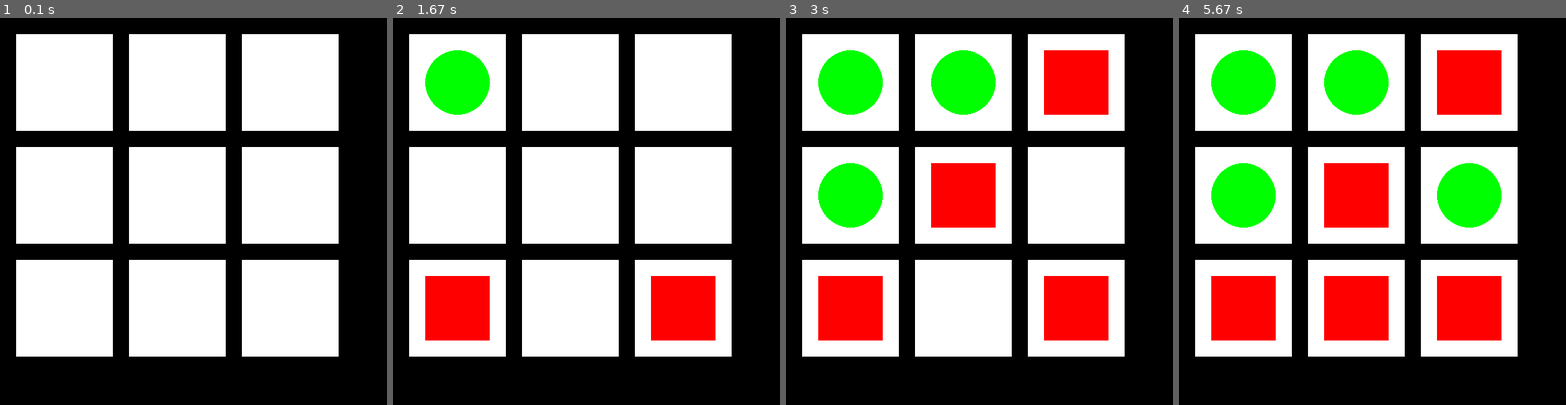
Above: before the commit, frames 1-4 (left to right).
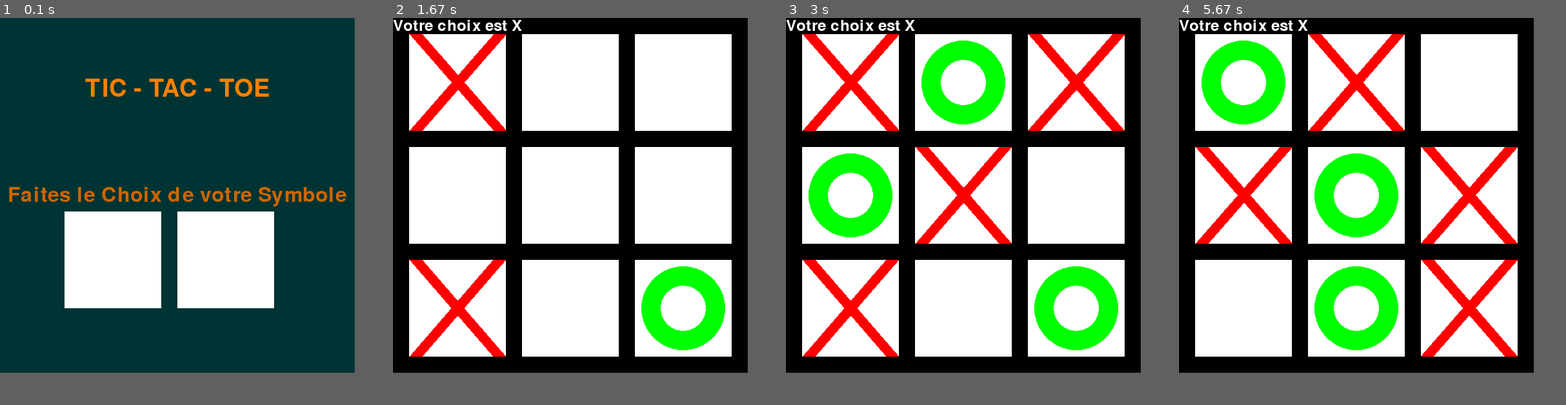
Above: after the commit, the same moments.

Repository: josue-lubaki/game-tic-tac-toe
Game: pygame game, started from main.py
Two runs of this game, one before a commit and one after it. Both use one fixed random seed, a clock stepped at 60 frames per second and the inputs below.
Inputs (mouse positions are in pixels of both pictures, inside the frame that each line leads up to):
- Up to frame 1 (0.1 s): no input
- Up to frame 2 (1.67 s): press the mouse at (505, 257) at 0.37 s; move the mouse to (482, 269) at 0.47 s; release the mouse at (458, 277) at 0.6 s; press the mouse at (683, 308) at 0.7 s; move the mouse to (567, 211) at 0.8 s; release the mouse at (451, 110) at 0.93 s; press the mouse at (571, 196) at 1.03 s; move the mouse to (636, 261) at 1.13 s; release the mouse at (702, 327) at 1.27 s; press the mouse at (458, 83) at 1.37 s; move the mouse to (474, 196) at 1.47 s; release the mouse at (493, 312) at 1.6 s
- Up to frame 3 (3 s): press the mouse at (964, 83) at 1.7 s; move the mouse to (898, 134) at 1.8 s; release the mouse at (832, 184) at 1.93 s; press the mouse at (851, 308) at 2.03 s; move the mouse to (971, 184) at 2.13 s; release the mouse at (1095, 60) at 2.27 s; press the mouse at (1076, 83) at 2.37 s; move the mouse to (1010, 72) at 2.47 s; release the mouse at (948, 64) at 2.6 s; press the mouse at (964, 308) at 2.7 s; move the mouse to (948, 269) at 2.8 s; release the mouse at (933, 230) at 2.93 s
- Up to frame 4 (5.67 s): tap Enter at 3 s; press the mouse at (1469, 83) at 3.37 s; move the mouse to (1461, 153) at 3.47 s; release the mouse at (1449, 226) at 3.6 s; press the mouse at (1469, 308) at 3.7 s; move the mouse to (1395, 304) at 3.8 s; release the mouse at (1318, 300) at 3.93 s; press the mouse at (1357, 196) at 4.03 s; move the mouse to (1291, 211) at 4.13 s; release the mouse at (1225, 230) at 4.27 s; click (1244, 83) at 4.38 s; press the mouse at (1357, 83) at 4.7 s; move the mouse to (1422, 188) at 4.8 s; release the mouse at (1488, 296) at 4.93 s; press the mouse at (1244, 83) at 5.03 s; move the mouse to (1298, 153) at 5.13 s; release the mouse at (1357, 226) at 5.27 s; click (1403, 114) at 5.38 s
In our replay, the window is 600x600 before the commit and 550x550 after it. These sizes can differ from the game's own. Grey fills any space a smaller window leaves; there, only what the larger window draws over its background counts as a difference.

The runs differ from the first frame. In frame 1, 75% of the frame differs, in the area x 0-92%, y 0-92%; in frame 2, 9.4%; in frame 3, 19%; in frame 4, 27%.

Commit message:
Version_4

Diff:
--- a/Fonctional.py
+++ b/Fonctional.py
@@ -18,10 +18,7 @@
     switch = True
     return [switch,r1,r2,r3,r4,r5,r6,r7,r8,r9,termine]
 
-def init_case():
-    #boucle jusqu'à ce que l'utilisateur décide de fermer la fenêtre
-    termine = False
-    switch = True
+def initialiser_case():
     c1 = True
     c2 = True
     c3 = True
--- a/main.py
+++ b/main.py
@@ -1,149 +1,248 @@
 import pygame
 from Fonctional import *
+
 pygame.init()
 
+# define the RGB value for white,
+#  green, blue colour .
+blue = (0, 0, 128)
 noir = (0, 0 ,0)
 blanc = (255, 255, 255)
 vert =  (0, 255, 0)
 rouge = (255, 0, 0)
-
-Taille =[600, 600]
-fenetre = pygame.display.set_mode(Taille)
-
-#Titre and Icon
-pygame.display.set_caption('TIC TAC TOE')
-icon = pygame.image.load('tic-tac-toe_32.png')
+rouge_sombre = (153,0,0)
+blue_sombre = (0,51,51)
+orange_sombre = (204,102,0)
+orange_claire = (255,128,0)
+
+# assigning values to X and Y variable
+X = 550
+Y = 550
+
+# create the display surface object
+# of specific dimension..e(X, Y).
+fenetre = pygame.display.set_mode((X,Y))
+display_surface = pygame.display.set_mode((X, Y ))
+
+# set the pygame window name
+pygame.display.set_caption('TIC-TAC-TOE')
+icon = pygame.image.load("tic-tac-toe_32.png")
 pygame.display.set_icon(icon)
 
-# initial est une list qui retourne 9 rectangle, switch et la variable "termine"
-initial = init_variable(pygame,fenetre,blanc)
-# initialisation de case vide
-case = init_case()
+# create a font object.
+# 1st parameter is the font file
+# which is present in pygame.
+# 2nd parameter is size of the font
+font_titre = pygame.font.Font('freesansbold.ttf', 38)
+font = pygame.font.Font('freesansbold.ttf', 32)
+font_info = pygame.font.Font('freesansbold.ttf', 24)
+
+# create a text suface object,
+# on which text is drawn on it.
+text = font_titre.render('TIC - TAC - TOE', True, orange_claire)
+text_2 = font.render('Faites le Choix de votre Symbole', True, orange_sombre)
+
+# create a rectangular object for the
+# text surface object
+textRect = text.get_rect()
+textRect_2 = text_2.get_rect()
 
 #attention a C de Clock
 horloge = pygame.time.Clock()
 
-# initial[10] correspond à la variable "termine"
-while initial[10] == False:
-    #pygame.event.get() est un list
+# set the center of the rectangular object.
+textRect.center = (X // 2, Y // 5)
+textRect_2.center = (X // 2, Y // 2)
+
+fin = False
+choixUser = "Y"
+
+# LOGIQUE DU MENU DU JEU
+while fin == False:
+
+    # completely fill the surface object
+    # with white color
+    display_surface.fill(blue_sombre)
+    # Creation de deux cases pour le choix du symbole
+    rec_1 = pygame.draw.rect(display_surface, blanc, (100,300,150,150))
+    rec_2 = pygame.draw.rect(display_surface, blanc, (275,300,150,150))
+
+    # copying the text surface object
+    # to the display surface object
+    # at the center coordinate.
+    display_surface.blit(text, textRect)
+    display_surface.blit(text_2, textRect_2)
+
+    # iterate over the list of Event objects
+    # that was returned by pygame.event.get() method.
+    for event in pygame.event.get() :
+        # if event object type is QUIT
+        # then quitting the pygame
+        # and program both.
+        if event.type == pygame.QUIT :
+            fin = True
+        if event.type == pygame.MOUSEBUTTONUP:
+            pos = pygame.mouse.get_pos()
+            print(pos)
+            if rec_1.collidepoint(pos):
+                choixUser = "X"
+            elif rec_2.collidepoint(pos):
+                choixUser = "O"
+            else:
+                choixUser = "X [default]"
+                fin = False
+            # Deplacer les cases de choix vers l'origine (0,0)
+            if choixUser == "X" or choixUser == "O":
+                rec_1 = pygame.draw.rect(display_surface, blanc, (0,0,0,0))
+                rec_2 = pygame.draw.rect(display_surface, blanc, (0,0,0,0))
+                fin = True
+            else:
+                fin = False
+    pygame.display.update()
+
+# CHECKER LE CHOIX DU USER (code ici) ♠
+if fin == True:
+    # Coder ici | Quand tout va bien
+    pass
+if(fin == True and choixUser == "X [default]"):
+    # Coder ici | User veut partir | text de confirmation
+    pass
+
+# Création de la fenetre de Jeu
+fenetre = pygame.display.set_mode((X,Y))
+# Initialisation des variables pour le jeu
+case = initialiser_case()
+rec = init_variable(pygame, fenetre, blanc)
+
+is_running = True
+while is_running == True:
     for event in pygame.event.get():
         if ( event.type == pygame.QUIT or (event.type == pygame.KEYDOWN and
         event.key == pygame.K_q)):
-            #true monte whie met termine = True, et attend pour 20 second
-            initial[10] = True
+            # Quitter le jeu sur QUIT [X] ou la touche "Q"
+            is_running = False
 
         #redémarrage du jeu
-        if event.type == pygame.KEYDOWN:
-            if event.key == pygame.K_RETURN:
-                # Reinitialiser les rectangles et le switch
-                initial[0:9]
-
-
-    #LOGIQUE CEST ICI
+        if (event.type == pygame.KEYDOWN and event.key == pygame.K_RETURN):
+            # Reinitialiser les rectangles et les cases disponibles
+            rec = init_variable(pygame,fenetre,blanc)
+            case = initialiser_case()
+
+        # Affichage du choix de l'Utilisateur
+        texte = font_info.render('Votre choix est '+ choixUser,True,blanc,(0,0,0))
+        # create a rectangular object for the
+        # text surface object
+        textRect = texte.get_rect()
+        # copying the text surface object
+        # to the display surface object
+        fenetre.blit(texte, textRect)
+
+    #LOGIQUE DU JEU
         if event.type == pygame.MOUSEBUTTONUP:
             pos = pygame.mouse.get_pos()
             print(pos)
 
-            if initial[1].collidepoint(pos) and case[1]:
-                if initial[0] == True :
-                    pygame.draw.rect(fenetre, rouge, (50, 50, 100,100))
-                    initial[0] = False
+            # rec[0] correspond au rect_circle_switch
+            # rec[1] à rec[9] correspondent aux rectangles
+            if rec[1].collidepoint(pos) and case[1]:
+                if rec[0] == True :
+                    pygame.draw.line(fenetre, rouge,[35,25],[165,174], 20)
+                    pygame.draw.line(fenetre, rouge,[165,25],[35,174], 20)
+                    rec[0] = False
                 else:
                      # (100,100) le centre du circle, 50 rayon )
-                    pygame.draw.circle(fenetre, vert, (100,100), 50)
-                    initial[0] = True
+                    pygame.draw.ellipse(fenetre, vert, [35,35,130,130], 30)
+                    rec[0] = True
                 case[1] = False
 
-            if initial[2].collidepoint(pos) and case[2]:
-                if initial[0] == True :
-                    pygame.draw.rect(fenetre, rouge, (225, 50, 100,100))
-                    initial[0] = False
+            if rec[2].collidepoint(pos) and case[2]:
+                if rec[0] == True :
+                    pygame.draw.line(fenetre, rouge,[210,25],[339,174], 20)
+                    pygame.draw.line(fenetre, rouge,[339,25],[210,174], 20)
+                    rec[0] = False
                 else:
                     # on ajoute 100 + 175 =275
-                    pygame.draw.circle(fenetre, vert, (275,100), 50)
-                    initial[0] = True
+                    pygame.draw.ellipse(fenetre, vert, [210,35,130,130], 30)
+                    rec[0] = True
 
                 case[2] = False
 
-            if initial[3].collidepoint(pos) and case[3] :
-                if initial[0] == True :
-                    pygame.draw.rect(fenetre, rouge, (400, 50, 100,100))
-                    initial[0] = False
-                else:
-
-                    pygame.draw.circle(fenetre, vert, (450,100), 50)
-                    initial[0] = True
+            if rec[3].collidepoint(pos) and case[3] :
+                if rec[0] == True :
+                    pygame.draw.line(fenetre, rouge,[385,25],[514,174], 20)
+                    pygame.draw.line(fenetre, rouge,[515,25],[384,174], 20)
+                    rec[0] = False
+                else:
+                    pygame.draw.ellipse(fenetre, vert, [385,35,130,130], 30)
+                    rec[0] = True
                 case[3] = False
 
-            if initial[4].collidepoint(pos) and case[4] :
-                if initial[0] == True :
-                    pygame.draw.rect(fenetre, rouge, (50, 225, 100,100))
-                    initial[0] = False
-                else:
-                    pygame.draw.circle(fenetre, vert, (100,275), 50)
-                    initial[0] = True
+            if rec[4].collidepoint(pos) and case[4] :
+                if rec[0] == True :
+                    pygame.draw.line(fenetre, rouge,[35,200],[165,349], 20)
+                    pygame.draw.line(fenetre, rouge,[165,200],[35,349], 20)
+                    rec[0] = False
+                else:
+                    pygame.draw.ellipse(fenetre, vert, [35,210,130,130], 30)
+                    rec[0] = True
 
                 case[4] = False
 
-            if initial[5].collidepoint(pos) and case[5]:
-                if initial[0] == True :
-                    pygame.draw.rect(fenetre, rouge, (225, 225, 100,100))
-                    initial[0] = False
-                else:
-                    pygame.draw.circle(fenetre, vert, (275,275), 50)
-                    initial[0] = True
+            if rec[5].collidepoint(pos) and case[5]:
+                if rec[0] == True :
+                    pygame.draw.line(fenetre, rouge,[210,200],[339,349], 20)
+                    pygame.draw.line(fenetre, rouge,[339,200],[210,349], 20)
+                    rec[0] = False
+                else:
+                    pygame.draw.ellipse(fenetre, vert, [210,210,130,130], 30)
+                    rec[0] = True
 
                 case[5] = False
 
-            if initial[6].collidepoint(pos) and case[6]:
-                if initial[0] == True :
-                    pygame.draw.rect(fenetre, rouge, (400, 225, 100,100))
-                    initial[0] = False
-                else:
-                    pygame.draw.circle(fenetre, vert, (450,275), 50)
-                    initial[0] = True
+            if rec[6].collidepoint(pos) and case[6]:
+                if rec[0] == True :
+                    pygame.draw.line(fenetre, rouge,[385,200],[514,349], 20)
+                    pygame.draw.line(fenetre, rouge,[514,200],[384,349], 20)
+                    rec[0] = False
+                else:
+                    pygame.draw.ellipse(fenetre, vert, [385,210,130,130], 30)
+                    rec[0] = True
 
                 case[6] = False
 
-            if initial[7].collidepoint(pos) and case[7]:
-                if initial[0] == True :
-                        pygame.draw.rect(fenetre, rouge, (50, 400, 100,100))
-                        initial[0] = False
-                else:
-                    pygame.draw.circle(fenetre, vert, (100,450), 50)
-                    initial[0] = True
+            if rec[7].collidepoint(pos) and case[7]:
+                if rec[0] == True :
+                    pygame.draw.line(fenetre, rouge,[35,375],[164,524], 20)
+                    pygame.draw.line(fenetre, rouge,[164,375],[35,524], 20)
+                    rec[0] = False
+                else:
+                    pygame.draw.ellipse(fenetre, vert, [35,385,130,130], 30)
+                    rec[0] = True
 
                 case[7] = False
 
-            if initial[8].collidepoint(pos) and case[8]:
-                if initial[0] == True :
-                    pygame.draw.rect(fenetre, rouge, (225, 400, 100,100))
-                    initial[0] = False
-                else:
-                    pygame.draw.circle(fenetre, vert, (275,450), 50)
-                    initial[0] = True
+            if rec[8].collidepoint(pos) and case[8]:
+                if rec[0] == True :
+                    pygame.draw.line(fenetre, rouge,[210,375],[339,524], 20)
+                    pygame.draw.line(fenetre, rouge,[339,375],[210,524], 20)
+                    rec[0] = False
+                else:
+                    pygame.draw.ellipse(fenetre, vert, [210,385,130,130], 30)
+                    rec[0] = True
 
                 case[8] = False
 
-            if initial[9].collidepoint(pos) and case[9]:
-                if initial[0] == True :
-                    pygame.draw.rect(fenetre, rouge, (400, 400, 100,100))
-                    initial[0] = False
-                else:
-                    pygame.draw.circle(fenetre, vert,  (450,450), 50)
-                    initial[0] = True
+            if rec[9].collidepoint(pos) and case[9]:
+                if rec[0] == True :
+                    pygame.draw.line(fenetre, rouge,[385,375],[514,524], 20)
+                    pygame.draw.line(fenetre, rouge,[514,375],[384,524], 20)
+                    rec[0] = False
+                else:
+                    pygame.draw.ellipse(fenetre, vert, [385,385,130,130], 30)
+                    rec[0] = True
                 case[9] = False
 
-    #dessiner
-
-
-
-
-
     pygame.display.flip()
-
-    # si on dessin le rectangle ici, on voit rien
-
     #20 images par seconde, 10 moin vite que 20
-    horloge.tick(20)
+    horloge.tick()
 pygame.quit()
